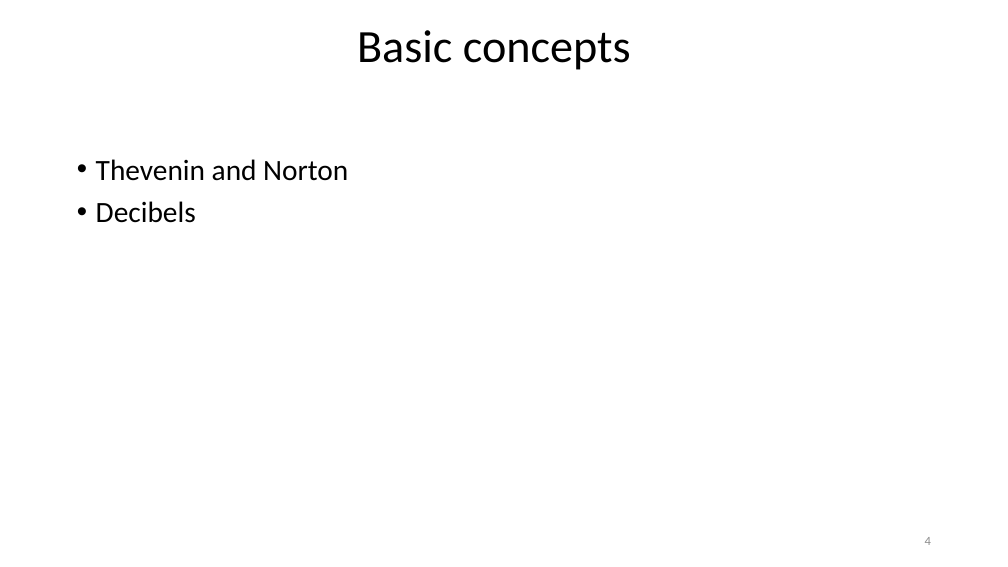
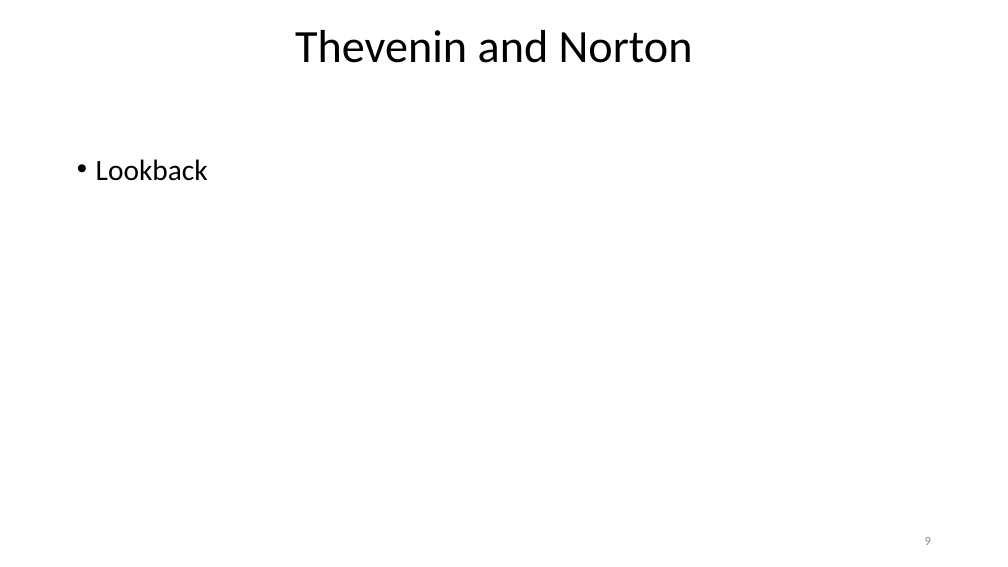
Before and after one commit to jlmucb/class_notes, a slide deck: slide 9 of science/EoRNotes.pptx (slide 4 before the commit). Drawn at 1008x567 pixels with LibreOffice and Linux fonts; fonts in the diff are those of the drawing. Boxes give left, top, right and bottom in pixels: in the first picture for what was removed or moved away, otherwise in the second. Text is boxed around its words. In the diff, an @@ line names an element or a change of style, - is before the commit and + after.

```diff
--- a/science/EoRNotes.pptx
+++ b/science/EoRNotes.pptx
@@ title at [295, 30, 693, 63]: text changed @@
-Basic concepts
+Thevenin and Norton
@@ text at [96, 159, 208, 181]: text changed @@
-• Thevenin and Norton
-• Decibels
+• Lookback
@@ page number at [925, 537, 931, 545]: text changed @@
-4
+9
```
Also in this commit, not shown: 12 other slides changed, 7 slides added, 1 other file.
